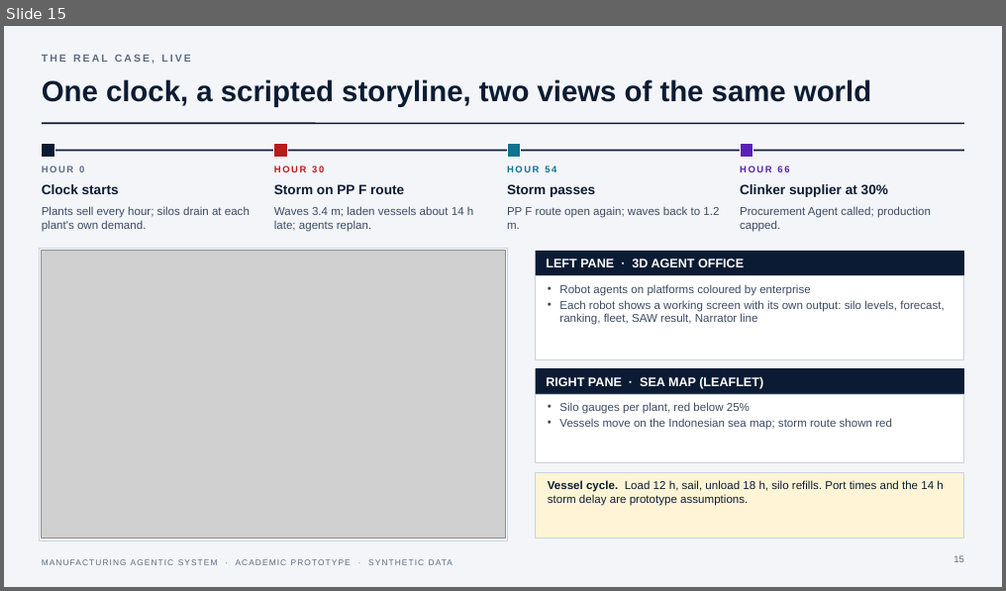
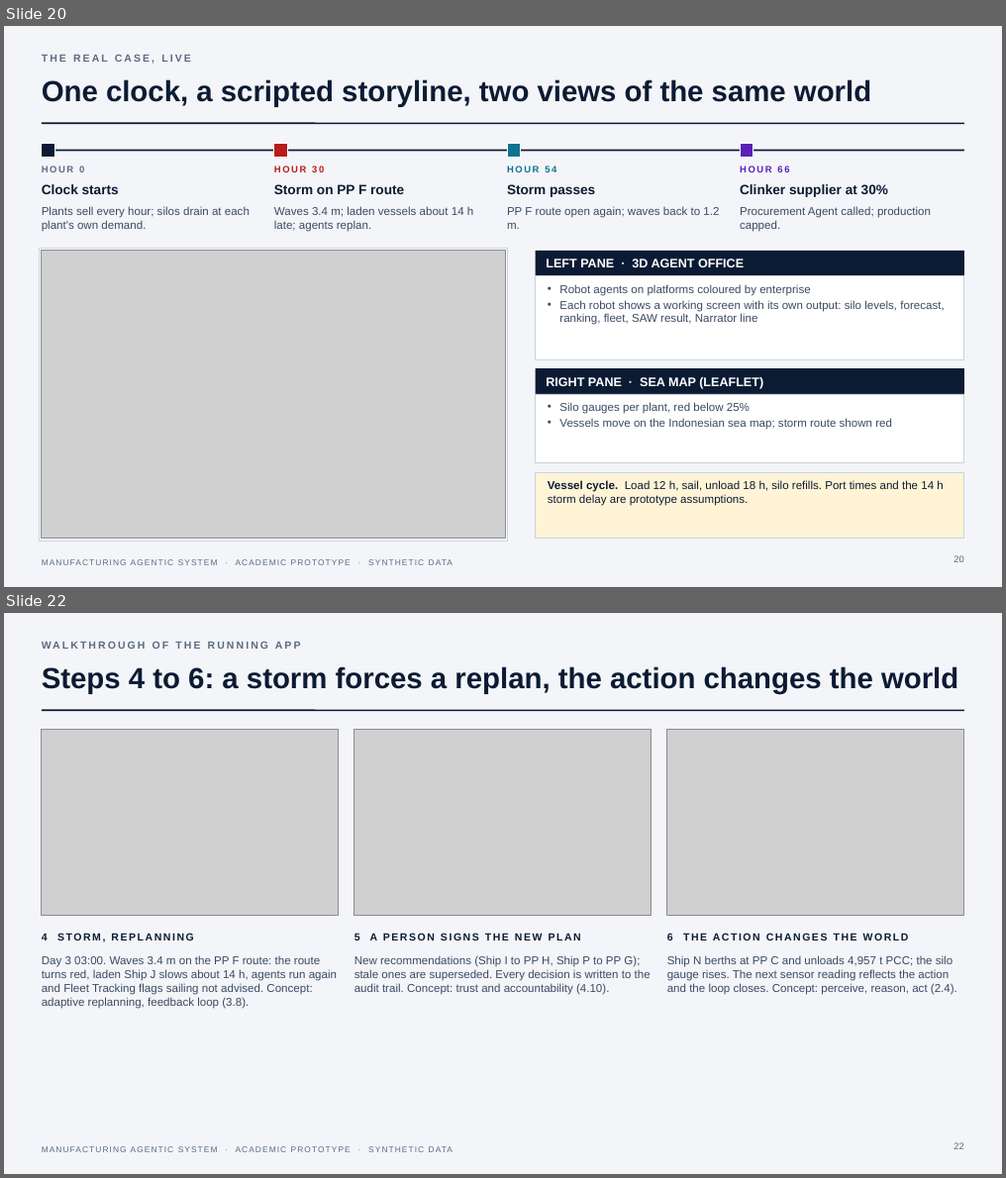
Before and after one commit to hamzaharmanhusni-ugm/manufacturing-agentic-system, a slide deck: docs/presentation/Manufacturing-Agentic-System.pptx. Shown one above the other, each under a label of ours: slide 15 before the commit, slides 20 and 22 after it; the slides between them are not shown. The pictures are 1006x591 and 1006x1178 pixels, drawn with LibreOffice and Linux fonts; fonts in the diff are those of the drawing; grey boxes stand for pictures. Boxes give left, top, right and bottom in pixels: in the first picture for what was removed or moved away, otherwise in the second. Text is boxed around its words. In the diff, an @@ line names an element or a change of style, - is before the commit and + after.

```diff
--- a/docs/presentation/Manufacturing-Agentic-System.pptx
+++ b/docs/presentation/Manufacturing-Agentic-System.pptx
@@ slide 22 added at (4, 613, 1002, 1174), background #F3F5F8; not listed: 2 template elements that a slide beside it also shows @@
@@ text added at (42, 639, 715, 662), 10 pt, text #5C6B82, bold @@
+WALKTHROUGH OF THE RUNNING APP
@@ title added at (42, 666, 958, 694), 28 pt, text #0B1B33, bold @@
+Steps 4 to 6: a storm forces a replan, the action changes the world
@@ picture added at (42, 730, 339, 916) @@
@@ picture added at (354, 730, 651, 916) @@
@@ picture added at (667, 730, 964, 916) @@
@@ text added at (42, 933, 193, 943), 10 pt, text #0B1B33, bold @@
+4 STORM, REPLANNING
@@ text added at (354, 933, 581, 941), 10 pt, text #0B1B33, bold @@
+5 A PERSON SIGNS THE NEW PLAN
@@ text added at (667, 933, 909, 941), 10 pt, text #0B1B33, bold @@
+6 THE ACTION CHANGES THE WORLD
@@ text added at (42, 956, 337, 1009), 11 pt, text #3B4A63 @@
+Day 3 03:00. Waves 3.4 m on the PP F route: the route turns red, laden Ship J slows about 14 h, agents run again and Fleet Tracking flags sailing not advised. Concept: adaptive replanning, feedback loop (3.8).
@@ text added at (354, 956, 650, 995), 11 pt, text #3B4A63 @@
+New recommendations (Ship I to PP H, Ship P to PP G); stale ones are superseded. Every decision is written to the audit trail. Concept: trust and accountability (4.10).
@@ text added at (667, 956, 957, 995), 11 pt, text #3B4A63 @@
+Ship N berths at PP C and unloads 4,957 t PCC; the silo gauge rises. The next sensor reading reflects the action and the loop closes. Concept: perceive, reason, act (2.4).
@@ page number added at (953, 1143, 964, 1150), 9 pt, text #5C6B82 @@
+22
@@ what was slide 15 is now slide 20 @@
@@ page number at (953, 556, 964, 563): text changed @@
-15
+20
```
Also in this commit, not shown: 9 other slides added, 40 other files.
